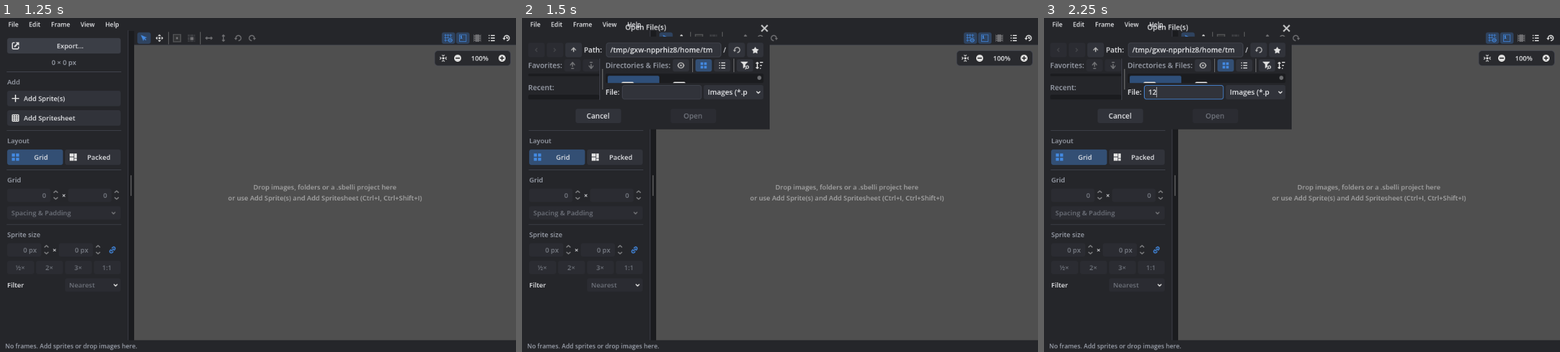
Above: before the commit, frames 1-3 (left to right).
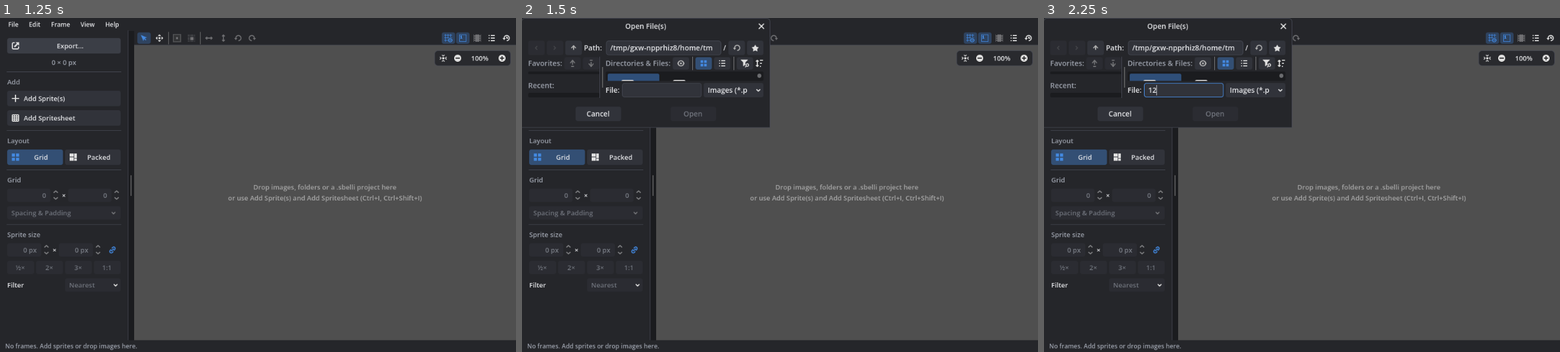
Above: after the commit, the same moments.

Repository: caleb-tognoli/spritesheetbelli
Game: Godot game, scene res://ui/main/main.tscn
Two runs of this game, one before a commit and one after it. Both use one fixed random seed, a clock stepped at 60 frames per second and the inputs below.
Inputs (mouse positions are in pixels of both pictures, inside the frame that each line leads up to):
- Up to frame 1 (1.25 s): click "Export…" at 0.5 s
- Up to frame 2 (1.5 s): click "Add Sprite(s)" at 1.25 s
- Up to frame 3 (2.25 s): click (1183, 91) at 2.02 s; type "12" at 2.1 s

Frame 1 is identical in both runs. In frame 2, 1.9% of the frame differs, in the area x 0-49%, y 0-34%; in frame 3, 2.0%.

Commit message:
Opaque title bars for windows inside the main one
- Windows drawn inside the main window, which is every window in the web version, had a
  see-through title bar: the theme's frame for them set its 32 px as content margins
  instead of expand margins, so it only covered the window itself and nothing was drawn
  where Godot puts the title and close button, above it
- Their frame now reaches over the title bar in the dialogs' colour, with a 1 px border
  around the window, rounded at the top; the title is in the text colour at the
  interface's size and the close button is the themed Close icon, centred in the bar
- Unfocused ones look the same instead of taking Godot's grey frame; separate windows on
  the desktop keep the system's title bar

Diff:
--- a/scripts/ui/app_theme.gd
+++ b/scripts/ui/app_theme.gd
@@ -32,6 +32,9 @@
 const LIGHT_ICON_GREY := Color("5a5a5a")
 const ARROW_DOWN := preload("res://assets/icons/GuiTreeArrowDown.svg")
 const ARROW_RIGHT := preload("res://assets/icons/GuiTreeArrowRight.svg")
+const CLOSE := preload("res://assets/icons/Close.svg")
+## The height of the title bar Godot draws over windows drawn inside the main one
+const TITLE_HEIGHT := 32
 
 ## The icons recoloured so far, kept loaded so that they stay recoloured
 static var _icons: Dictionary[String, DPITexture] = {}
@@ -301,10 +304,7 @@
 	theme.set_stylebox("panel", "AcceptDialog", _box(p.surface, 0, Vector4(12, 12, 12, 12)))
 	# Dialog buttons as wide as each other, e.g. OK as Cancel (see DialogButtons)
 	theme.set_constant("buttons_min_width", "AcceptDialog", DialogButtons.MIN_WIDTH)
-	theme.set_stylebox(
-		"embedded_border", "Window", _box(p.surface, 6, Vector4(8, 32, 8, 8), p.border, 1)
-	)
-	theme.set_color("title_color", "Window", p.text)
+	_add_embedded_windows(theme, p)
 	var separator := StyleBoxLine.new()
 	separator.color = p.border
 	theme.set_stylebox("separator", "HSeparator", separator)
@@ -316,6 +316,35 @@
 	theme.set_constant("autohide", "HSplitContainer", 0)
 	_add_lists(theme, p, focus)
 	return theme
+
+
+## Windows drawn inside the main window instead of as the system's own, which is every
+## window on the web: Godot draws their title bar and border around them from the
+## stylebox, which reaches past the window by its expand margins. Like the Godot editor's,
+## the title bar is the colour of the dialogs, with the title in the text colour and the
+## close icon. Separate windows keep the system's title bar.
+static func _add_embedded_windows(theme: Theme, p: Palette) -> void:
+	var frame := _box(p.surface, 6, Vector4(8, 0, 8, 0), p.border, 1)
+	frame.corner_radius_bottom_left = 0
+	frame.corner_radius_bottom_right = 0
+	# The border goes just outside the window, and the title bar above it
+	frame.expand_margin_left = 1
+	frame.expand_margin_right = 1
+	frame.expand_margin_bottom = 1
+	frame.expand_margin_top = TITLE_HEIGHT
+	# Focused or not: Godot's own is grey
+	theme.set_stylebox("embedded_border", "Window", frame)
+	theme.set_stylebox("embedded_unfocused_border", "Window", frame)
+	theme.set_constant("title_height", "Window", TITLE_HEIGHT)
+	theme.set_font_size("title_font_size", "Window", 14)
+	theme.set_color("title_color", "Window", p.text)
+	# The close icon's top-left corner, from the window's top-right one: centred in the
+	# title bar, as far from the right edge as from the top and bottom
+	var margin := (TITLE_HEIGHT - CLOSE.get_height()) / 2
+	theme.set_constant("close_h_offset", "Window", CLOSE.get_width() + margin)
+	theme.set_constant("close_v_offset", "Window", CLOSE.get_height() + margin)
+	theme.set_icon("close", "Window", CLOSE)
+	theme.set_icon("close_pressed", "Window", CLOSE)
 
 
 ## Trees and item lists: a sunken background, rows shaded with the text colour when
--- a/tests/unit/test_app_theme.gd
+++ b/tests/unit/test_app_theme.gd
@@ -99,5 +99,20 @@
 	assert_eq(white.get_color("font_selected_color", "Tree"), AppTheme.LIGHT_TEXT)
 
 
+func test_windows_inside_the_main_one_have_an_opaque_title_bar() -> void:
+	for light: bool in [false, true]:
+		var theme := AppTheme.build(light)
+		var height := theme.get_constant("title_height", "Window")
+		for style: StringName in [&"embedded_border", &"embedded_unfocused_border"]:
+			var border := theme.get_stylebox(style, "Window") as StyleBoxFlat
+			assert_eq(border.bg_color.a, 1.0, "opaque, %s" % style)
+			assert_true(border.expand_margin_top >= height, "reaches over the title bar")
+		var panel := theme.get_stylebox("panel", "AcceptDialog") as StyleBoxFlat
+		var frame := theme.get_stylebox("embedded_border", "Window") as StyleBoxFlat
+		assert_eq(frame.bg_color, panel.bg_color, "the dialogs' colour")
+		assert_eq(theme.get_color("title_color", "Window"), theme.get_color("font_color", "Label"))
+		assert_eq(theme.get_icon("close", "Window"), AppTheme.CLOSE, "the themed close icon")
+
+
 static func _distance(a: Color, b: Color) -> float:
 	return Vector3(a.r - b.r, a.g - b.g, a.b - b.b).length()
Not shown, changed: CHANGELOG.md
